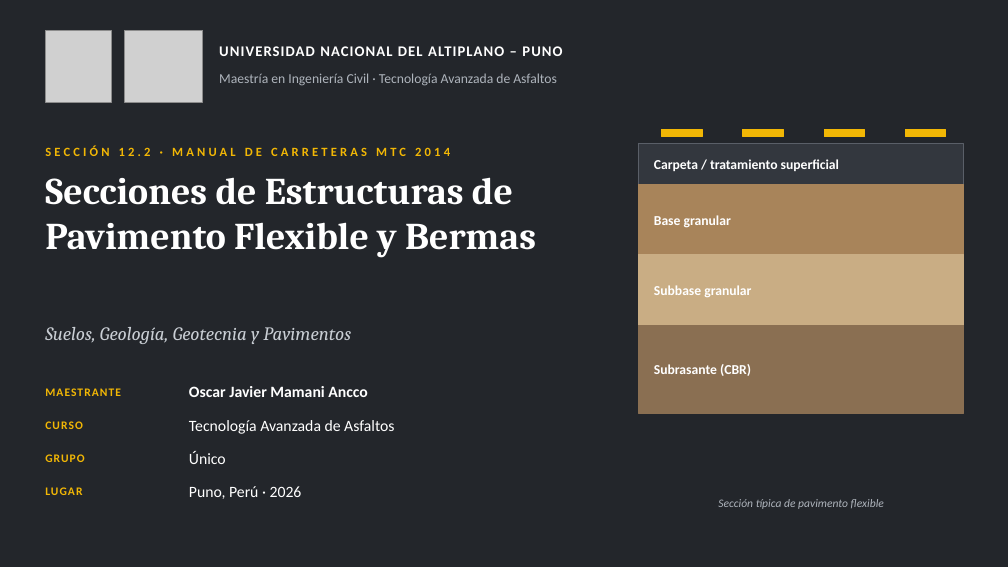
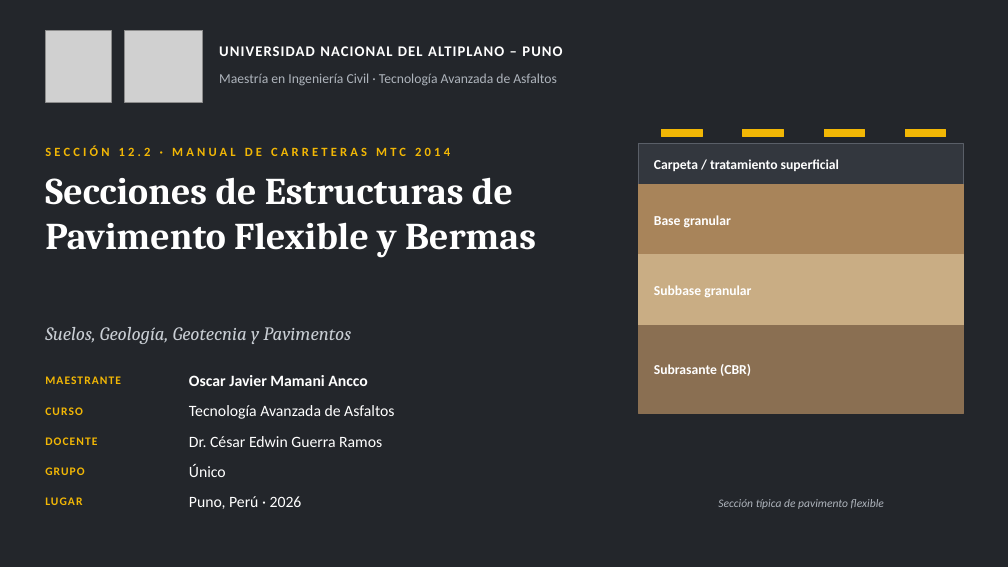
Before and after one commit to HespinozaB/Reporte-Interferencias-1, a slide deck: slide 1 of Pavimento_Flexible_y_Bermas_Oscar_Mamani.pptx. Drawn at 1008x567 pixels with LibreOffice and Linux fonts; fonts in the diff are those of the drawing; grey boxes stand for pictures. Boxes give left, top, right and bottom in pixels: in the first picture for what was removed or moved away, otherwise in the second. Text is boxed around its words. In the diff, an @@ line names an element or a change of style, - is before the commit and + after.

```diff
--- a/Pavimento_Flexible_y_Bermas_Oscar_Mamani.pptx
+++ b/Pavimento_Flexible_y_Bermas_Oscar_Mamani.pptx
@@ text "MAESTRANTE": place and size @@
-text "MAESTRANTE" at (45, 388, 121, 396)
+text "MAESTRANTE" at (45, 376, 121, 384)
@@ text "Oscar Javier Mamani Ancco": place and size @@
-text "Oscar Javier Mamani Ancco" at (189, 386, 368, 397)
+text "Oscar Javier Mamani Ancco" at (189, 375, 368, 386)
@@ text "CURSO": place and size @@
-text "CURSO" at (45, 421, 82, 429)
+text "CURSO" at (45, 407, 82, 415)
@@ text "Tecnología Avanzada de Asfaltos": place and size @@
-text "Tecnología Avanzada de Asfaltos" at (189, 420, 394, 434)
+text "Tecnología Avanzada de Asfaltos" at (189, 405, 394, 419)
@@ text added at (45, 437, 97, 445), 11 pt, text #F2B705, bold @@
+DOCENTE
@@ text added at (189, 436, 382, 447), 15 pt, text #FFFFFF @@
+Dr. César Edwin Guerra Ramos
@@ 4 texts: place and size @@
-4 texts at (45, 451, 302, 499)
+4 texts at (45, 464, 302, 509)
```
